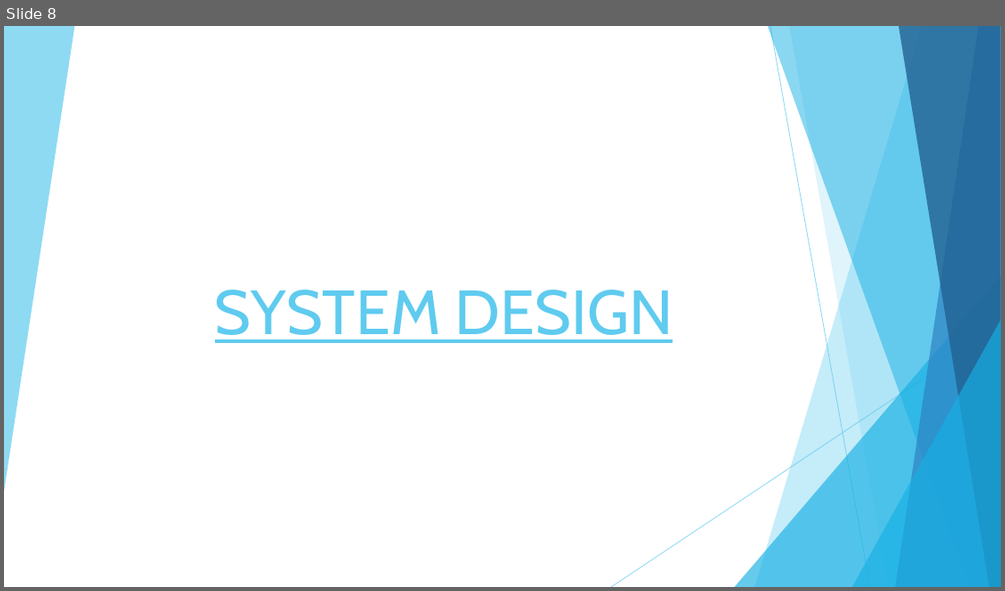
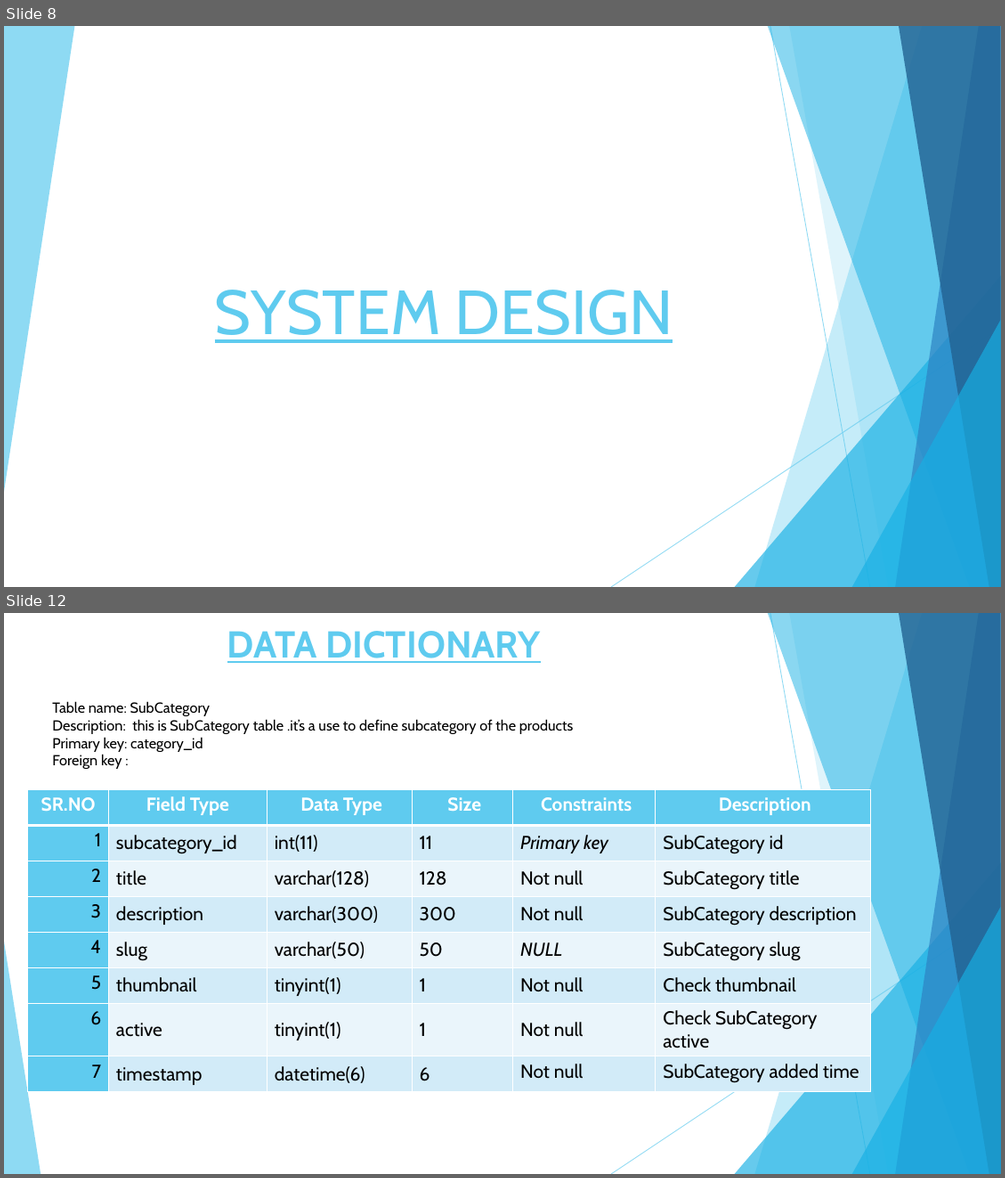
Before and after one commit to vivek-patel007/agwiscart-project, a slide deck: documents/project-agwiscart.pptx. Shown one above the other, each under a label of ours: slide 8 before the commit, slides 8 and 12 after it; the slides between them are not shown. The pictures are 1005x591 and 1005x1178 pixels, drawn with LibreOffice and Linux fonts; fonts in the diff are those of the drawing. Boxes give left, top, right and bottom in pixels: in the first picture for what was removed or moved away, otherwise in the second. Text is boxed around its words. In the diff, an @@ line names an element or a change of style, - is before the commit and + after.

```diff
--- a/documents/project-agwiscart.pptx
+++ b/documents/project-agwiscart.pptx
@@ slide 12 added at [4, 613, 1001, 1174], background #FFFFFF; not listed: 9 template elements that a slide beside it also shows @@
@@ title added at [227, 631, 540, 663], 36 pt, text #5FCBEF, bold, underline @@
+DATA DICTIONARY
@@ text added at [52, 701, 574, 769], 14 pt, text #000000 @@
+Table name: SubCategory
+Description: this is SubCategory table .it’s a use to define subcategory of the products
+Primary key: category_id
+Foreign key :
@@ table added at [28, 789, 871, 1125], 8 rows, 6 columns @@
+SR.NO | Field Type | Data Type | Size | Constraints | Description
+1 | subcategory_id | int(11) | 11 | Primary key | SubCategory id
+2 | title | varchar(128) | 128 | Not null | SubCategory title
+3 | description | varchar(300) | 300 | Not null | SubCategory description
+4 | slug | varchar(50) | 50 | NULL | SubCategory slug
+5 | thumbnail | tinyint(1) | 1 | Not null | Check thumbnail
+6 | active | tinyint(1) | 1 | Not null | Check SubCategory active
+7 | timestamp | datetime(6) | 6 | Not null | SubCategory added time
@@ triangle added at [4, 941, 40, 1174], fill #5FCBEF at 70% opacity @@
```
Also in this commit, not shown: 6 slides changed, 7 other slides added.
